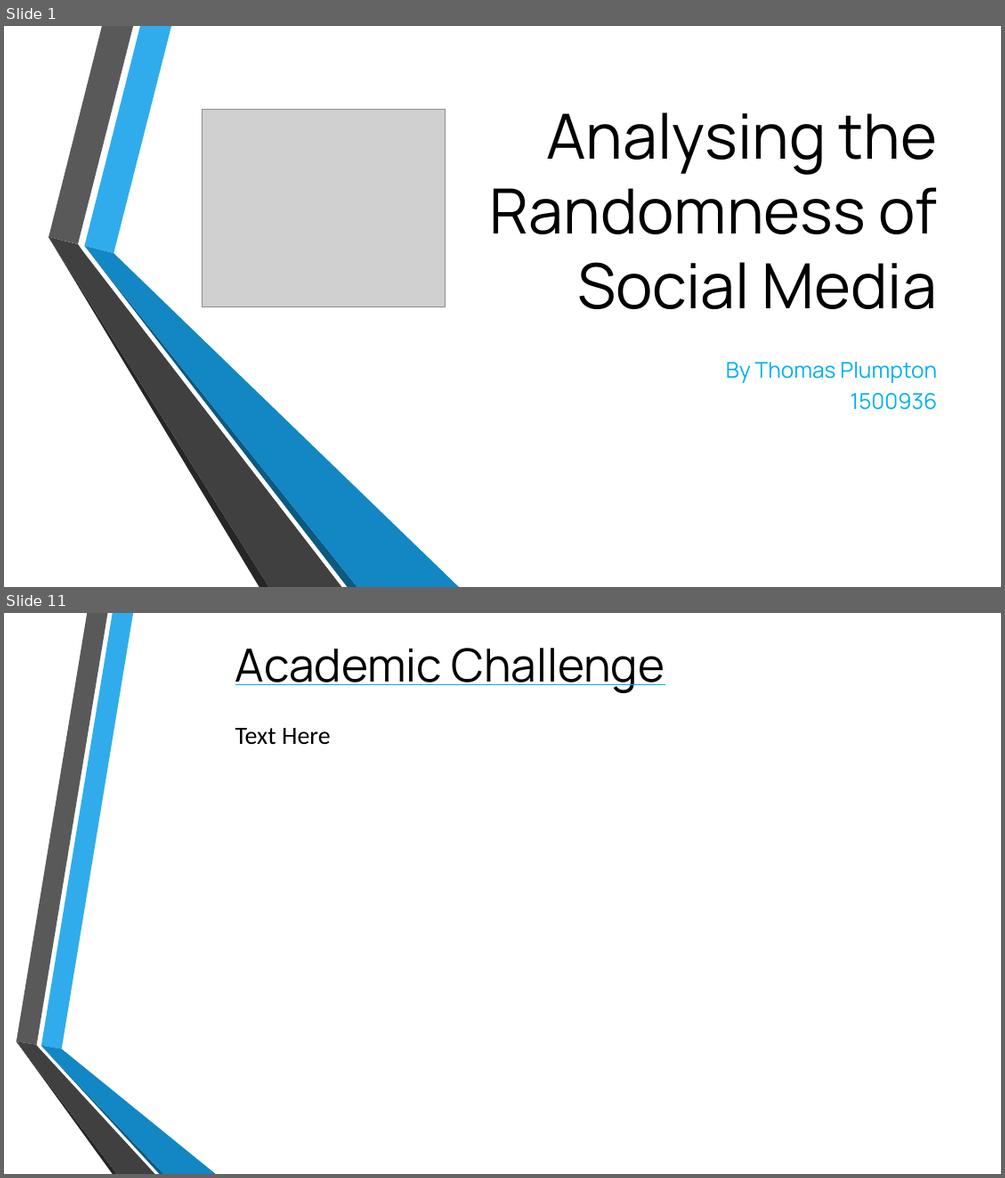
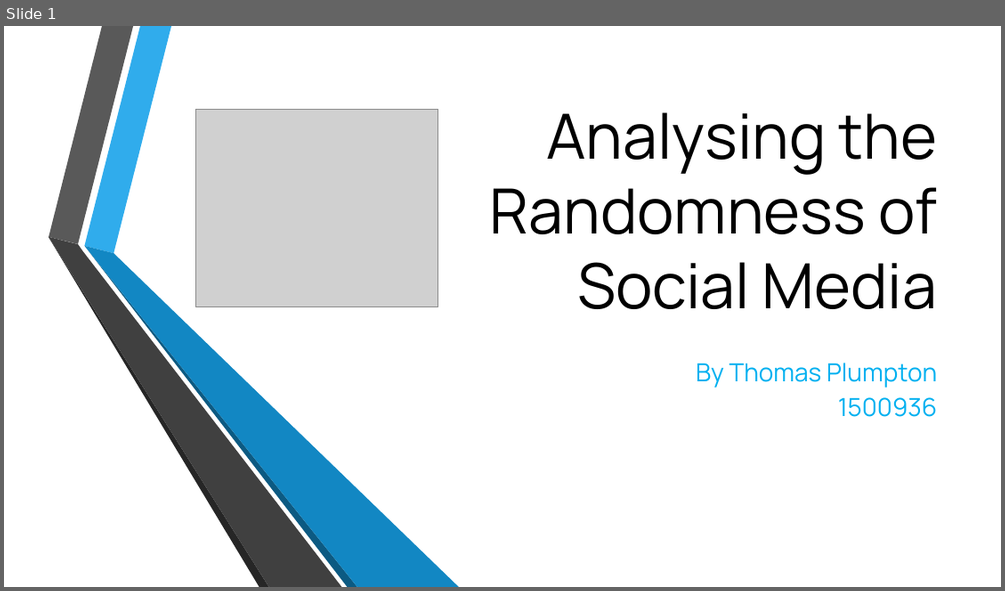
Before and after one commit to TomPlum/major-project, a slide deck: NodeJS/public/ppt/viva.pptx. Shown one above the other, each under a label of ours: slides 1 and 11 before the commit, slide 1 after it; the slides between them are not shown. The pictures are 1005x1178 and 1005x591 pixels, drawn with LibreOffice and Linux fonts; fonts in the diff are those of the drawing; grey boxes stand for pictures; background and template pictures are left out. Boxes give left, top, right and bottom in pixels: in the first picture for what was removed or moved away, otherwise in the second. Text is boxed around its words. In the diff, an @@ line names an element or a change of style, - is before the commit and + after.

```diff
--- a/NodeJS/public/ppt/viva.pptx
+++ b/NodeJS/public/ppt/viva.pptx
@@ slide 11 removed at (x1=4, y1=613, x2=1001, y2=1174), background picture (left out) @@
@@ title removed at (x1=235, y1=648, x2=665, y2=693) @@
-Academic Challenge
@@ text removed at (x1=235, y1=728, x2=331, y2=744) @@
-Text Here
@@ group removed at (x1=16, y1=613, x2=216, y2=1174): 6 freeform shapes @@
@@ slide 1 changed as well @@
@@ picture moved from (x1=202, y1=110, x2=445, y2=306) to (x1=195, y1=110, x2=438, y2=306) @@
@@ subtitle "By Thomas Plumpton" at (x1=696, y1=362, x2=937, y2=417): size 21 to 24 pt @@
```
Also in this commit, not shown: 7 other slides changed, 10 slides added, 4 other slides removed.
